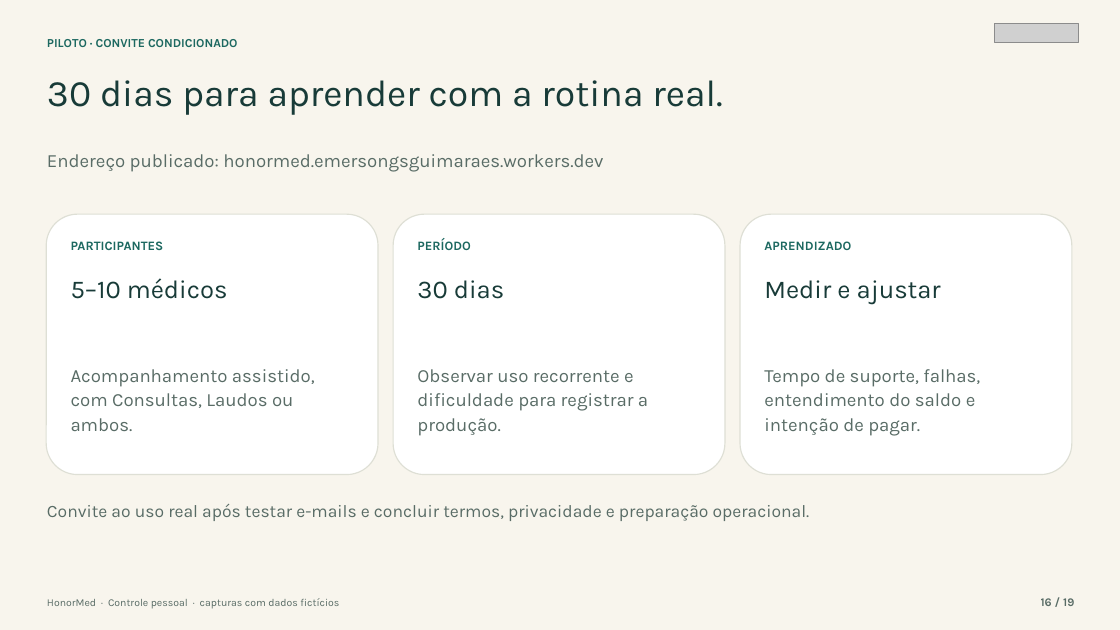
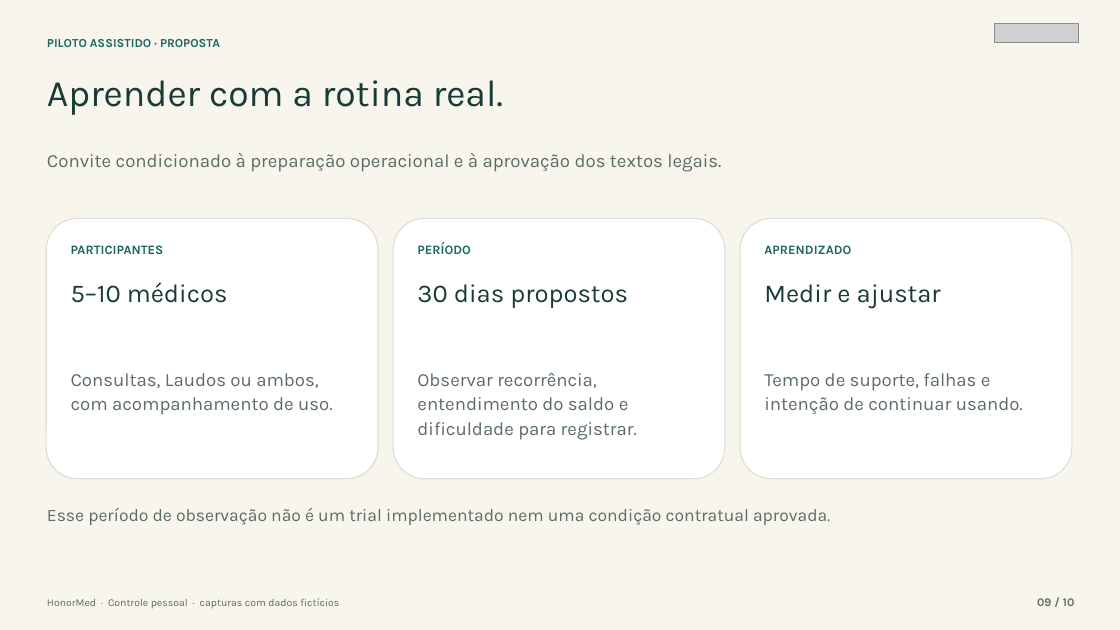
Before and after one commit to Gor0d/HonorMed, a slide deck: slide 9 of docs/apresentacao/HonorMed_Apresentacao_Medicos.pptx (slide 16 before the commit). Drawn at 1120x630 pixels with LibreOffice and Linux fonts; fonts in the diff are those of the drawing; grey boxes stand for pictures. Boxes give left, top, right and bottom in pixels: in the first picture for what was removed or moved away, otherwise in the second. Text is boxed around its words. In the diff, an @@ line names an element or a change of style, - is before the commit and + after.

```diff
--- a/docs/apresentacao/HonorMed_Apresentacao_Medicos.pptx
+++ b/docs/apresentacao/HonorMed_Apresentacao_Medicos.pptx
@@ text at <box>47,39,220,47</box>: text changed @@
-PILOTO · CONVITE CONDICIONADO
+PILOTO ASSISTIDO · PROPOSTA
@@ text at <box>47,80,503,115</box>: text changed @@
-30 dias para aprender com a rotina real.
+Aprender com a rotina real.
@@ text at <box>47,153,721,172</box>: text changed @@
-Endereço publicado: honormed.emersongsguimaraes.workers.dev
+Convite condicionado à preparação operacional e à aprovação dos textos legais.
@@ 5 texts, 3 rounded rectangles: place and size @@
-5 texts, 3 rounded rectangles at <box>46,214,1072,475</box>
+5 texts, 3 rounded rectangles at <box>46,218,1072,479</box>
@@ text at <box>417,284,628,308</box>: text changed @@
-30 dias
+30 dias propostos
@@ text at <box>71,373,333,415</box>: text changed @@
-Acompanhamento assistido, com Consultas, Laudos ou ambos.
+Consultas, Laudos ou ambos, com acompanhamento de uso.
@@ text at <box>417,372,637,440</box>: text changed @@
-Observar uso recorrente e dificuldade para registrar a produção.
+Observar recorrência, entendimento do saldo e dificuldade para registrar.
@@ text at <box>764,373,1023,414</box>: text changed @@
-Tempo de suporte, falhas, entendimento do saldo e intenção de pagar.
+Tempo de suporte, falhas e intenção de continuar usando.
@@ text at <box>47,508,830,525</box>: text changed @@
-Convite ao uso real após testar e-mails e concluir termos, privacidade e preparação operacional.
+Esse período de observação não é um trial implementado nem uma condição contratual aprovada.
@@ text at <box>1037,598,1075,606</box>: text changed @@
-16 / 19
+09 / 10
```
Also in this commit, not shown: 5 other slides changed, 4 slides added, 13 slides removed, 21 other files.
